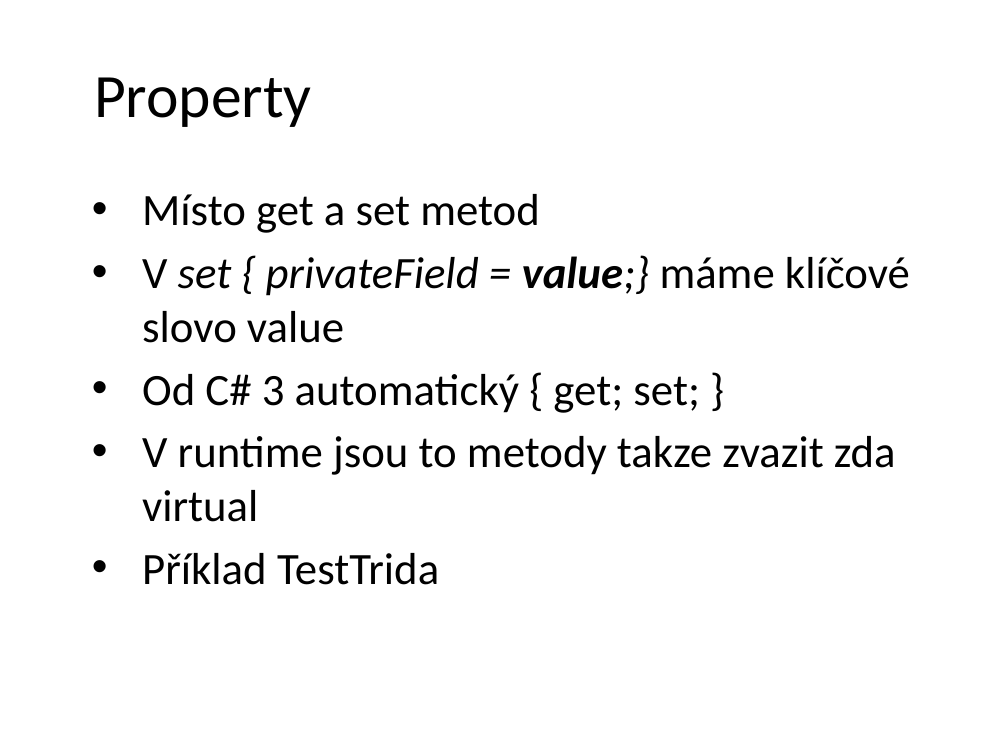
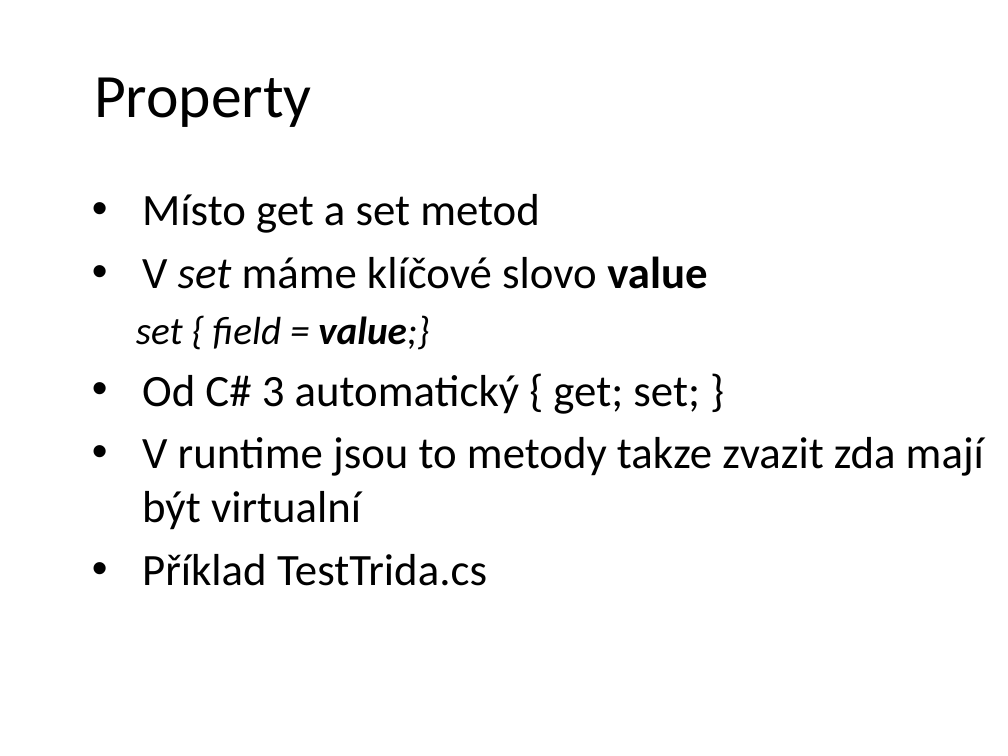
Before and after one commit to petrbalat/Skoleni-Csharp-NET, a slide deck: slide 9 of prezentace.pptx. Drawn at 1008x756 pixels with LibreOffice and Linux fonts; fonts in the diff are those of the drawing; background and template pictures are left out. Boxes give left, top, right and bottom in pixels: in the first picture for what was removed or moved away, otherwise in the second. Text is boxed around its words. In the diff, an @@ line names an element or a change of style, - is before the commit and + after.

Commit message:
+ test generiky

```diff
--- a/prezentace.pptx
+++ b/prezentace.pptx
@@ text at [136,256,707,350]: text changed; italic off @@
-• V set { privateField = value;} máme klíčové slovo value
+• V set máme klíčové slovo value
+  set { field = value;}
@@ text at [142,437,984,586]: text changed @@
-• V runtime jsou to metody takze zvazit zda virtual
-• Příklad TestTrida
+• V runtime jsou to metody takze zvazit zda mají být virtualní
+• Příklad TestTrida.cs
```
Also in this commit, not shown: 4 other slides changed, 2 slides added, 4 other files.
